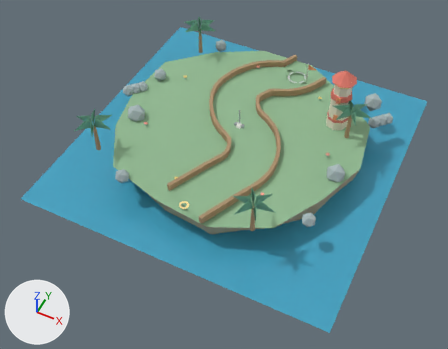
An edit to the glTF model ui/3d/minigolf/course-12.glb, drawn before and after from the same camera.
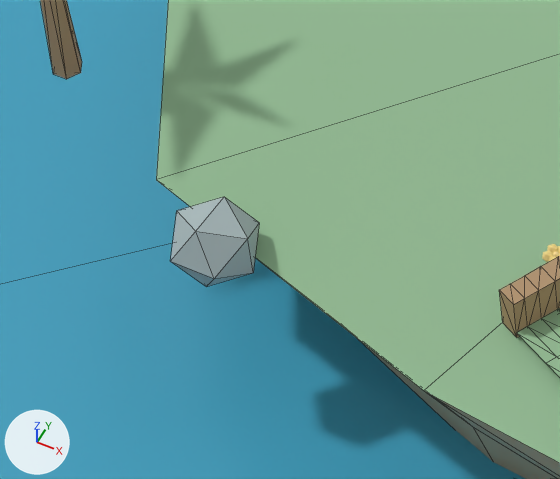
The first picture shows the older version from a 50 mm camera at (7.36, -16.05, 16.89) aimed at (0.25, -1.84, -0.88). The close-ups show the older and then the newer version on the part from 20% to 39% of the width and 39% to 61% of the height of that picture. Only the edits that show in the close-ups are written down. Every picture has the same lights, and +X, +Y and +Z are marked at lower left. The close-ups show mesh edges as thin lines. Where no turn or scale is listed for an object, it has been applied to the vertices.

Objects in the first close-up: 'faceted-rock.093', 'island-rock-plinth.011', 'island-turf-edge.011', 'palm-trunk.024', 'rail-left', 'surface-grass', 'water-plane.011' and 2 more.
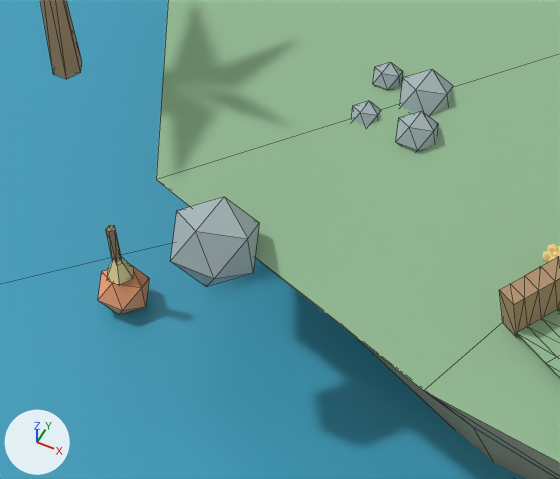
Diff of the bpy script that builds the scene:
```diff
--- a/ui/3d/minigolf/course-12.glb.py
+++ b/ui/3d/minigolf/course-12.glb.py
@@ ob_deco_pebble_187 @@
+ob_deco_pebble_187 = bpy.data.objects.new('deco-pebble.187', me_deco_pebble_mesh_187)  # an icosphere of 20 faces spanning x -2.533..-2.363, y -2.802..-2.631, z -0.055..0.115; in mat_minigolf_rock_coast (grey #a8b8ba)
+ob_deco_pebble_187.location = (0.0, 0.0, 0.0)
@@ ob_deco_pebble_186 @@
+ob_deco_pebble_186 = bpy.data.objects.new('deco-pebble.186', me_deco_pebble_mesh_186)  # an icosphere of 20 faces spanning x -2.329..-2.023, y -2.882..-2.575, z -0.153..0.153; in mat_minigolf_rock_coast (grey #a8b8ba)
+ob_deco_pebble_186.location = (0.0, 0.0, 0.0)
@@ ob_deco_pebble_185 @@
+ob_deco_pebble_185 = bpy.data.objects.new('deco-pebble.185', me_deco_pebble_mesh_185)  # an icosphere of 20 faces spanning x -2.176..-1.938, y -3.147..-2.909, z -0.089..0.149; in mat_minigolf_rock_coast (grey #a8b8ba)
+ob_deco_pebble_185.location = (0.0, 0.0, 0.0)
@@ ob_deco_pebble_184 @@
+ob_deco_pebble_184 = bpy.data.objects.new('deco-pebble.184', me_deco_pebble_mesh_184)  # an icosphere of 20 faces spanning x -2.498..-2.328, y -3.111..-2.941, z -0.085..0.085; in mat_minigolf_rock_coast (grey #a8b8ba)
+ob_deco_pebble_184.location = (0.0, 0.0, 0.0)
@@ ob_deco_buoy_022 @@
+ob_deco_buoy_022 = bpy.data.objects.new('deco-buoy.022', me_deco_buoy_mesh_022)  # an icosphere of 20 faces spanning x -3.707..-3.418, y -4.269..-3.98, z -1.165..-0.875; in mat_minigolf_accent_coast (orange #faa676)
+ob_deco_buoy_022.location = (0.0, 0.0, 0.0)
@@ ob_deco_buoy_post_022 @@
+ob_deco_buoy_post_022 = bpy.data.objects.new('deco-buoy-post.022', me_deco_buoy_post_mesh_022)  # a 5-sided cylinder along z spanning x -3.587..-3.532, y -4.153..-4.096, z -0.77..-0.47; in mat_minigolf_wood_coast (brown #af906c)
+ob_deco_buoy_post_022.location = (0.0, 0.0, 0.0)
@@ ob_deco_buoy_cap_022 @@
+ob_deco_buoy_cap_022 = bpy.data.objects.new('deco-buoy-cap.022', me_deco_buoy_cap_mesh_022)  # a 6-sided cone pointing to +z spanning x -3.652..-3.472, y -4.203..-4.047, z -0.88..-0.68; in mat_minigolf_light_coast (yellow #ffe5a0)
+ob_deco_buoy_cap_022.location = (0.0, 0.0, 0.0)
```

Boxes [x1, y1, x2, y2] around the edits, measured in the close-ups (560 x 479 px):
'deco-pebble.186', added
    after: [400, 69, 452, 116]
'deco-buoy.022', added (orange)
    after: [98, 265, 149, 314]
'deco-pebble.185', added
    after: [396, 111, 438, 151]
'deco-pebble.187', added
    after: [373, 62, 403, 90]
'deco-buoy-cap.022', added (yellow)
    after: [107, 257, 134, 285]
'deco-pebble.184', added
    after: [352, 101, 380, 126]
'deco-buoy-post.022', added
    after: [106, 225, 122, 263]
